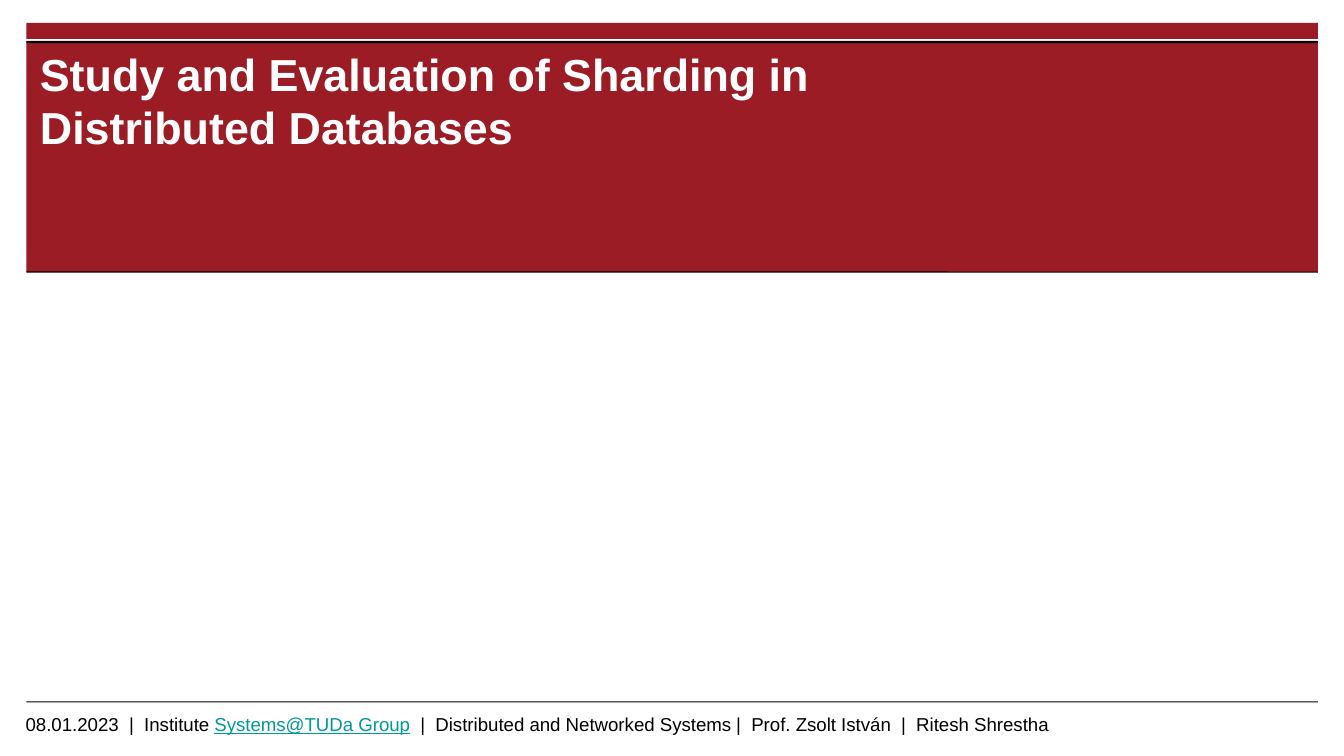
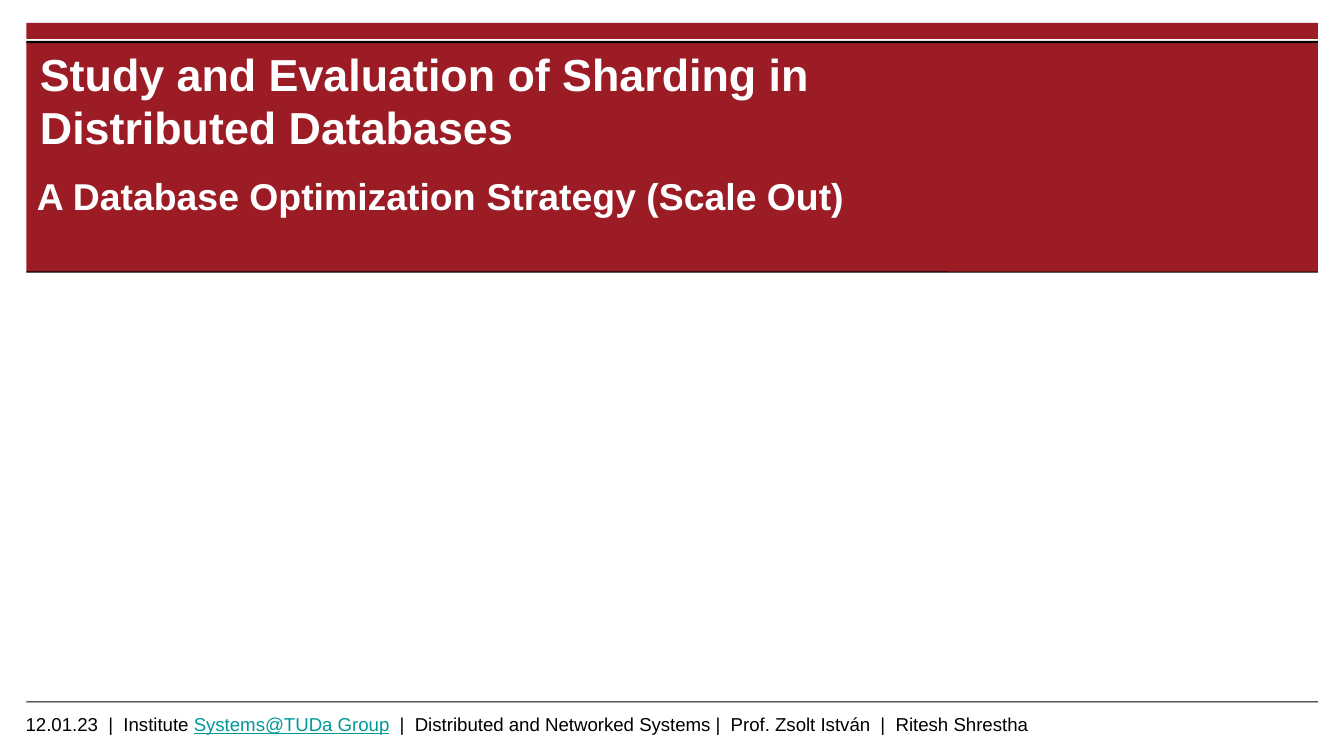
Before and after one commit to riteshCodes/sharded-distributed-databases, a slide deck: slide 1 of Documentation/Thesis_Presentation_Shrestha_Ritesh.pptx. Drawn at 1344x756 pixels with LibreOffice and Linux fonts; fonts in the diff are those of the drawing; background and template pictures are left out. Boxes give left, top, right and bottom in pixels: in the first picture for what was removed or moved away, otherwise in the second. Text is boxed around its words. In the diff, an @@ line names an element or a change of style, - is before the commit and + after.

```diff
--- a/Documentation/Thesis_Presentation_Shrestha_Ritesh.pptx
+++ b/Documentation/Thesis_Presentation_Shrestha_Ritesh.pptx
@@ subtitle added at (37, 183, 844, 218), 20 pt, text #FFFFFF, bold @@
+A Database Optimization Strategy (Scale Out)
@@ text at (26, 717, 1029, 735): text changed @@
-08.01.2023 | Institute Systems@TUDa Group | Distributed and Networked Systems | Prof. Zsolt István | Ritesh Shrestha
+12.01.23 | Institute Systems@TUDa Group | Distributed and Networked Systems | Prof. Zsolt István | Ritesh Shrestha
```
Also in this commit, not shown: 1 other slide changed, 4 slides added, 2 slides removed, 3 other files.
